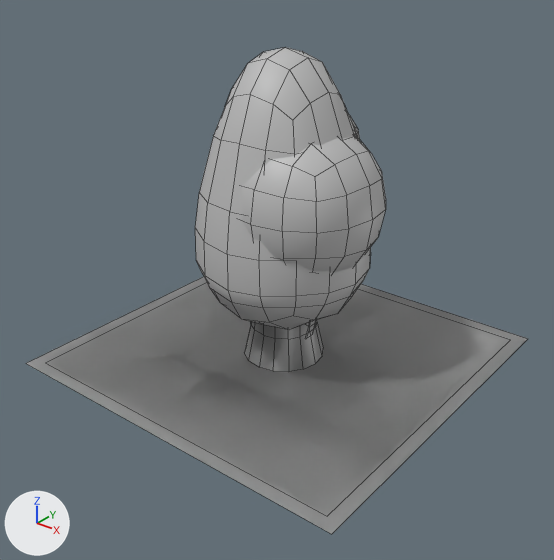
Two versions of the FBX model Assets/Art/3D/Tamir/Enviorment/MDL/treesFlower_MDL.fbx, one commit apart.
One viewpoint serves both versions: a camera (50 mm lens) standing at (3.93, -5.02, 3.85) and looking at (0.13, -0.27, 0.9). The lights are fixed; the arrows at lower left show +X, +Y and +Z. Mesh edges are drawn as thin lines. Where no turn or scale is listed for an object, it has been applied to the vertices.

The scene before the commit, as lines of its bpy script (objects in view):
```python
me_mesh = bpy.data.meshes.new('Mesh')
me_mesh.from_pydata(...)  # 178 vertices, 160 faces; spans x -0.77..0.77, y -0.77..0.77, z -1.42..1.42
me_mesh.materials.append(mat_treesflower_mat)  # grey #bcbcbc
me_mesh_002 = bpy.data.meshes.new('Mesh.002')
me_mesh_002.from_pydata([(-1.62, -1.57, 0.0), (1.62, -1.57, 0.0), (-1.62, 1.57, 0.0), (1.62, 1.57, 0.0)], [], [(0, 1, 3, 2)])
me_mesh_002.materials.append(mat_treesflower_mat)  # grey #bcbcbc
me_mesh_005 = bpy.data.meshes.new('Mesh.005')
me_mesh_005.from_pydata(...)  # 342 vertices, 320 faces; spans x -0.92..0.92, y -0.83..0.83, z -1.21..1.21
me_mesh_005.materials.append(mat_treesflower_mat)  # grey #bcbcbc
ob_flower_shadowplane_mdl = bpy.data.objects.new('Flower_shadowPlane_MDL', me_mesh_002)
ob_flower_shadowplane_mdl.location = (0.0, 0.0, 0.0)
ob_tree_01_mdl = bpy.data.objects.new('tree_01_MDL', me_mesh)
ob_tree_01_mdl.location = (0.0, 0.0, 1.415)
ob_tree_02_mdl = bpy.data.objects.new('tree_02_MDL', me_mesh_005)
ob_tree_02_mdl.location = (0.007, 0.105, 1.203)
# also in view: 'Tree_02_shadowPlane_MDL' at (0.0, 0.0, 0.0)
```
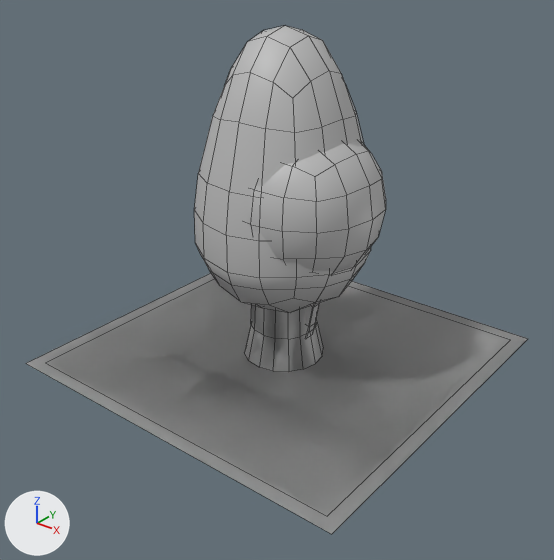
The change, as a diff of the scene's bpy script:
```diff
--- a/Assets/Art/3D/Tamir/Enviorment/MDL/treesFlower_MDL.fbx.py
+++ b/Assets/Art/3D/Tamir/Enviorment/MDL/treesFlower_MDL.fbx.py
@@ me_mesh @@
 me_mesh.from_pydata(...)  # 178 vertices, 160 faces; spans x -0.77..0.77, y -0.77..0.77, z -1.42..1.42
 # used by ob_tree_01_mdl; location = (0.0, 0.0, 1.415)
+# me_mesh part 1: the loose piece of 130 vertices spanning x -0.77..0.77, y -0.77..0.77, z -1.02..1.42 is moved by (0.0, 0.0, 0.17)
 me_mesh.materials.append(mat_treesflower_mat)
```

What differs and where, as boxes (x1, y1, x2, y2) in the pictures (554 x 560 px; the box of a moved part takes in the faces that stretch with it):
'tree_01_MDL', reshaped (8% taller): before (195, 48, 371, 369); after (194, 26, 371, 372)
part 1 of me_mesh, moved or reshaped: before (195, 48, 371, 329); after (194, 26, 371, 313)
